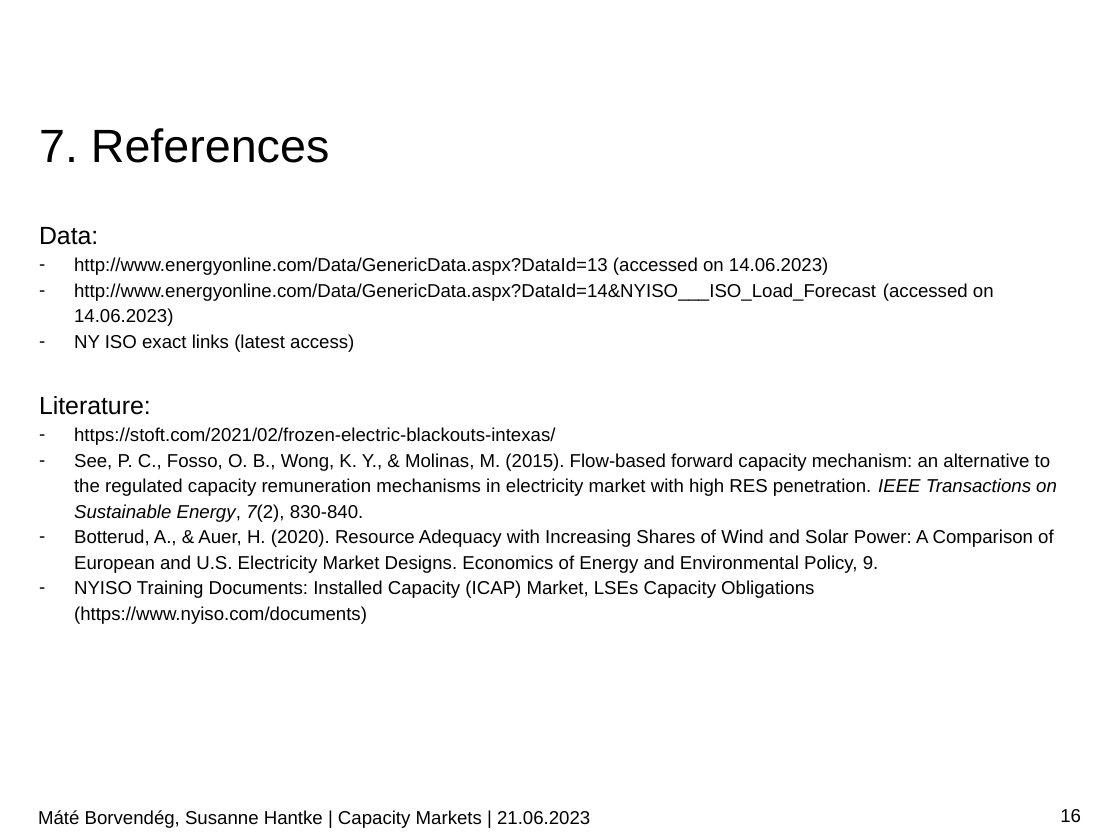
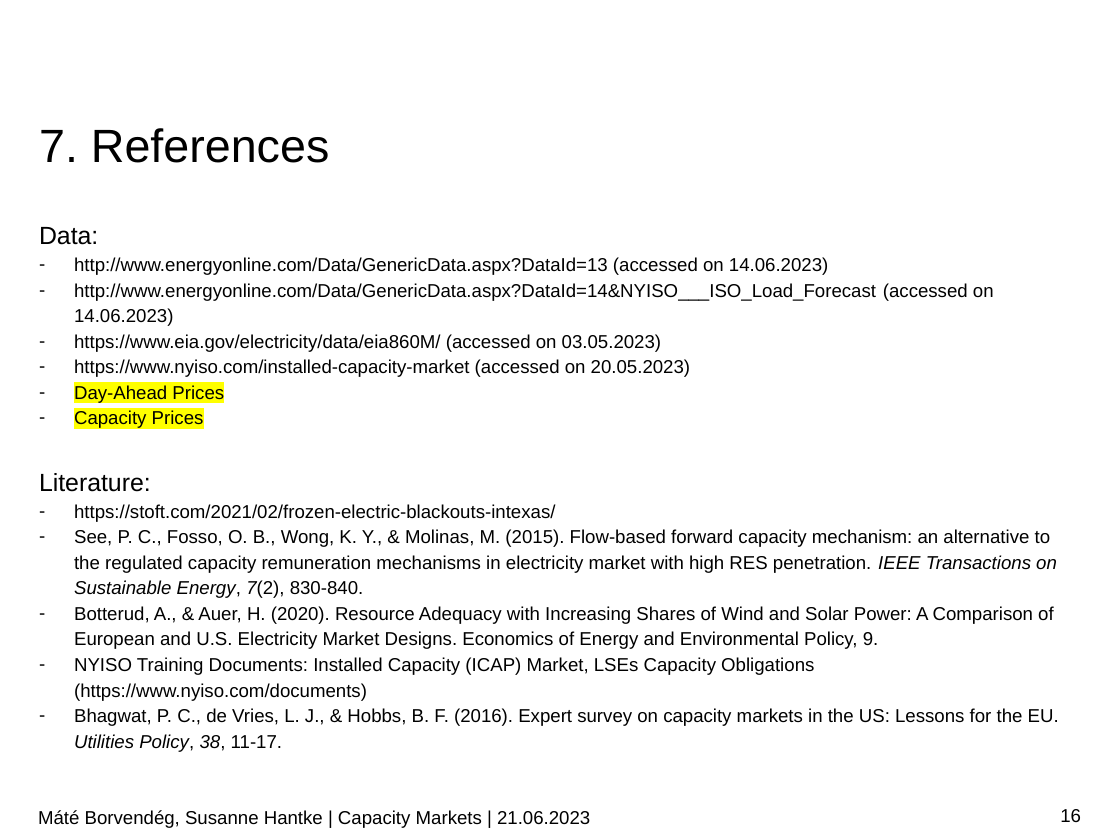
Before and after one commit to borvendegmate/tum_power_system_economics, a slide deck: slide 16 of Final_Presentation_Borvendeg_Hantke.pptx. Drawn at 1120x840 pixels with LibreOffice and Linux fonts; fonts in the diff are those of the drawing; background and template pictures are left out. Boxes give left, top, right and bottom in pixels: in the first picture for what was removed or moved away, otherwise in the second. Text is boxed around its words. In the diff, an @@ line names an element or a change of style, - is before the commit and + after.

```diff
--- a/Final_Presentation_Borvendeg_Hantke.pptx
+++ b/Final_Presentation_Borvendeg_Hantke.pptx
@@ text at [74,334,690,428]: text changed @@
-– NY ISO exact links (latest access)
+– https://www.eia.gov/electricity/data/eia860M/ (accessed on 03.05.2023)
+– https://www.nyiso.com/installed-capacity-market (accessed on 20.05.2023)
+– Day-Ahead Prices
+– Capacity Prices
@@ text at [74,708,1059,752]: paragraph added @@
+– Bhagwat, P. C., de Vries, L. J., & Hobbs, B. F. (2016). Expert survey on capacity markets in the US: Lessons for the EU. Utilities Policy, 38, 11-17.
```
Also in this commit, not shown: 3 other slides changed.
